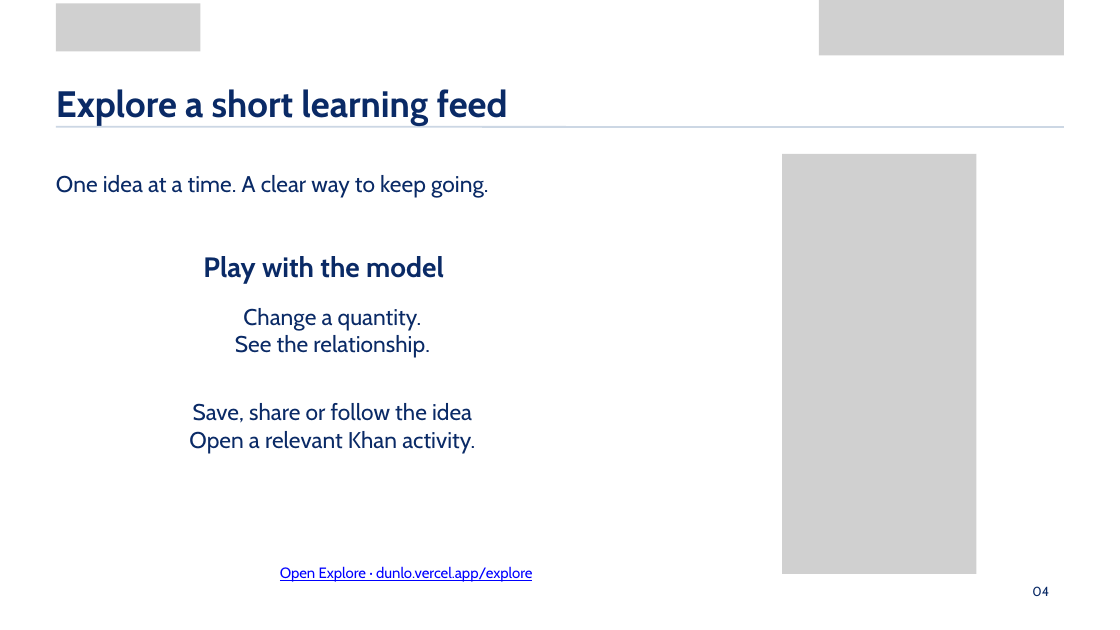
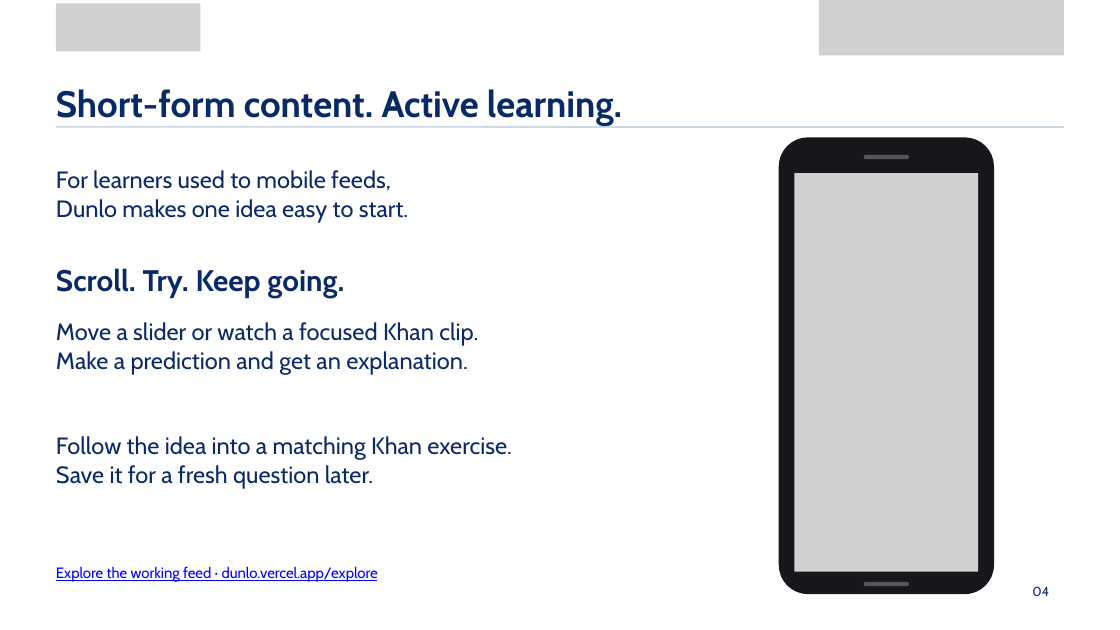
Before and after one commit to KhanAcademy-Backtrack/KhanAcademy-Backtrack-Demo, a slide deck: slide 4 of output/submission/Dunlo_KEIC_2026_Editable.pptx. Drawn at 1120x630 pixels with LibreOffice and Linux fonts; fonts in the diff are those of the drawing; grey boxes stand for pictures; background and template pictures are left out. Boxes give left, top, right and bottom in pixels: in the first picture for what was removed or moved away, otherwise in the second. Text is boxed around its words. In the diff, an @@ line names an element or a change of style, - is before the commit and + after.

Commit message:
Make Dunlo submission deck self-contained and restore research

```diff
--- a/output/submission/Dunlo_KEIC_2026_Editable.pptx
+++ b/output/submission/Dunlo_KEIC_2026_Editable.pptx
@@ text at bbox=[56, 89, 622, 126]: text changed @@
-Explore a short learning feed
+Short-form content. Active learning.
@@ freeform shape added at bbox=[779, 138, 994, 595], fill #15171B @@
@@ text at bbox=[56, 170, 408, 223]: text changed; size 19.5 to 20.2 pt @@
-One idea at a time. A clear way to keep going.
+For learners used to mobile feeds,
+Dunlo makes one idea easy to start.
@@ picture: place and size @@
-picture at bbox=[782, 154, 976, 574]
+picture at bbox=[795, 173, 979, 571]
@@ freeform shape added at bbox=[864, 155, 909, 159], fill #555555 @@
@@ text added at bbox=[56, 268, 344, 297], 25.5 pt, text #0A2A66, bold @@
+Scroll. Try. Keep going.
@@ text removed at bbox=[203, 256, 444, 284] @@
-Play with the model
@@ text added at bbox=[56, 322, 478, 375], 20.2 pt, text #0A2A66 @@
+Move a slider or watch a focused Khan clip.
+Make a prediction and get an explanation.
@@ text removed at bbox=[235, 308, 430, 358] @@
-Change a quantity.
-See the relationship.
@@ text removed at bbox=[189, 403, 475, 454] @@
-Save, share or follow the idea
-Open a relevant Khan activity.
@@ text added at bbox=[56, 436, 512, 489], 20.2 pt, text #0A2A66 @@
+Follow the idea into a matching Khan exercise.
+Save it for a fresh question later.
@@ text at bbox=[56, 566, 378, 582]: text changed @@
-Open Explore · dunlo.vercel.app/explore
+Explore the working feed · dunlo.vercel.app/explore
@@ freeform shape added at bbox=[864, 582, 909, 586], fill #555555 @@
```
Also in this commit, not shown: 7 other slides changed, 4 slides added, 4 slides removed, 5 other files.
